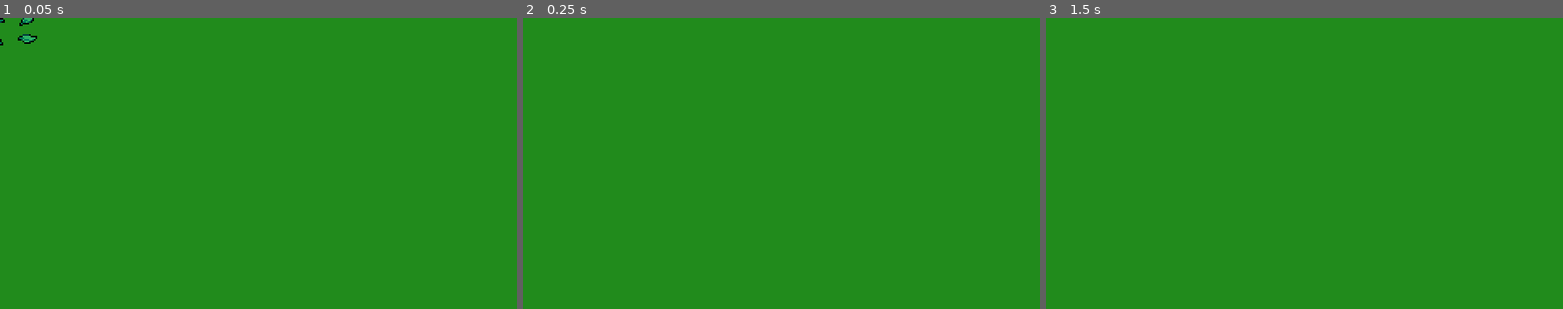
Above: before the commit, frames 1-3 (left to right).
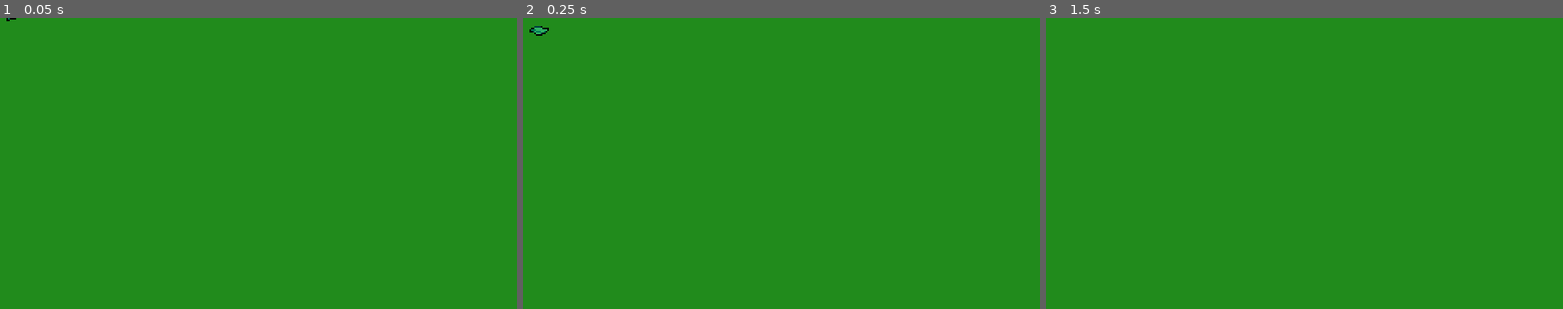
Above: after the commit, the same moments.

Repository: rafski/ARPG
Game: Godot game, scene res://Effects/GrassEffect.tscn
Two runs of this game, one before a commit and one after it. Both use one fixed random seed, a clock stepped at 60 frames per second and the inputs below. This scene is started directly instead of the project's main scene.
Inputs:
- Up to frame 1 (0.05 s): no input
- Up to frame 2 (0.25 s): no input
- Up to frame 3 (1.5 s): tap Enter (roll) at 0.5, 1.35 s; hold D (move_right) 0.53-1.28 s; tap Space (attack) at 0.6, 1.25 s; hold S (move_down) from 1.28 s (still down)

The runs differ from the first frame. In frame 1, 0.2% of the frame differs, in the area x 0-8%, y 0-10%; in frame 2, less than 0.1%; in frame 3, nothing differs.

Commit message:
hitboxes hurboxes
hitboxes and hurtboxes working, death animations, basic ui with HP label

Diff:
--- /dev/null
+++ b/Effects/Effect.gd
@@ -0,0 +1,9 @@
+extends AnimatedSprite
+
+func _ready():
+	connect("animation_finished", self, "_on_animation_finished")
+	frame = 0
+	play("die")
+
+func _on_animation_finished():
+	queue_free()
--- /dev/null
+++ b/Effects/EnemyDeathEffect.tscn
@@ -0,0 +1,58 @@
+[gd_scene load_steps=14 format=2]
+
+[ext_resource path="res://Effects/Effect.gd" type="Script" id=1]
+[ext_resource path="res://Effects/EnemyDeathEffect.png" type="Texture" id=2]
+
+[sub_resource type="AtlasTexture" id=1]
+atlas = ExtResource( 2 )
+region = Rect2( 0, 0, 32, 32 )
+
+[sub_resource type="AtlasTexture" id=2]
+atlas = ExtResource( 2 )
+region = Rect2( 32, 0, 32, 32 )
+
+[sub_resource type="AtlasTexture" id=3]
+atlas = ExtResource( 2 )
+region = Rect2( 64, 0, 32, 32 )
+
+[sub_resource type="AtlasTexture" id=4]
+atlas = ExtResource( 2 )
+region = Rect2( 96, 0, 32, 32 )
+
+[sub_resource type="AtlasTexture" id=5]
+atlas = ExtResource( 2 )
+region = Rect2( 128, 0, 32, 32 )
+
+[sub_resource type="AtlasTexture" id=6]
+atlas = ExtResource( 2 )
+region = Rect2( 160, 0, 32, 32 )
+
+[sub_resource type="AtlasTexture" id=7]
+atlas = ExtResource( 2 )
+region = Rect2( 192, 0, 32, 32 )
+
+[sub_resource type="AtlasTexture" id=8]
+atlas = ExtResource( 2 )
+region = Rect2( 224, 0, 32, 32 )
+
+[sub_resource type="AtlasTexture" id=9]
+atlas = ExtResource( 2 )
+region = Rect2( 256, 0, 32, 32 )
+
+[sub_resource type="AtlasTexture" id=10]
+atlas = ExtResource( 2 )
+region = Rect2( 288, 0, 32, 32 )
+
+[sub_resource type="SpriteFrames" id=11]
+animations = [ {
+"frames": [ SubResource( 1 ), SubResource( 2 ), SubResource( 3 ), SubResource( 4 ), SubResource( 5 ), SubResource( 6 ), SubResource( 7 ), SubResource( 8 ), SubResource( 9 ), SubResource( 10 ) ],
+"loop": true,
+"name": "die",
+"speed": 15.0
+} ]
+
+[node name="EnemyDeathEffect" type="AnimatedSprite"]
+frames = SubResource( 11 )
+animation = "die"
+offset = Vector2( 0, -8 )
+script = ExtResource( 1 )
--- a/Effects/GrassEffect.gd
+++ /dev/null
@@ -1,9 +0,0 @@
-extends Node2D
-
-onready var animatedSprite = $AnimatedSprite
-
-func _ready():
-	animatedSprite.play("die")
-
-func _on_AnimatedSprite_animation_finished():
-	queue_free()
--- a/Effects/GrassEffect.tscn
+++ b/Effects/GrassEffect.tscn
@@ -1,26 +1,26 @@
 [gd_scene load_steps=9 format=2]
 
-[ext_resource path="res://Effects/GrassEffect.png" type="Texture" id=1]
-[ext_resource path="res://Effects/GrassEffect.gd" type="Script" id=2]
+[ext_resource path="res://Effects/Effect.gd" type="Script" id=1]
+[ext_resource path="res://Effects/GrassEffect.png" type="Texture" id=2]
 
 [sub_resource type="AtlasTexture" id=1]
-atlas = ExtResource( 1 )
+atlas = ExtResource( 2 )
 region = Rect2( 0, 0, 32, 32 )
 
 [sub_resource type="AtlasTexture" id=2]
-atlas = ExtResource( 1 )
+atlas = ExtResource( 2 )
 region = Rect2( 32, 0, 32, 32 )
 
 [sub_resource type="AtlasTexture" id=3]
-atlas = ExtResource( 1 )
+atlas = ExtResource( 2 )
 region = Rect2( 64, 0, 32, 32 )
 
 [sub_resource type="AtlasTexture" id=4]
-atlas = ExtResource( 1 )
+atlas = ExtResource( 2 )
 region = Rect2( 96, 0, 32, 32 )
 
 [sub_resource type="AtlasTexture" id=5]
-atlas = ExtResource( 1 )
+atlas = ExtResource( 2 )
 region = Rect2( 128, 0, 32, 32 )
 
 [sub_resource type="SpriteFrames" id=6]
@@ -31,14 +31,7 @@
 "speed": 15.0
 } ]
 
-[node name="GrassEffect" type="Node2D"]
-script = ExtResource( 2 )
-
-[node name="AnimatedSprite" type="AnimatedSprite" parent="."]
+[node name="GrassEffect" type="AnimatedSprite"]
 frames = SubResource( 6 )
 animation = "die"
-frame = 2
-centered = false
-offset = Vector2( -8, -8 )
-
-[connection signal="animation_finished" from="AnimatedSprite" to="." method="_on_AnimatedSprite_animation_finished"]
+script = ExtResource( 1 )
--- /dev/null
+++ b/Effects/HitEffect.tscn
@@ -0,0 +1,24 @@
+[gd_scene load_steps=6 format=2]
+
+[ext_resource path="res://Effects/Effect.gd" type="Script" id=1]
+[ext_resource path="res://Effects/HitEffect.png" type="Texture" id=2]
+
+[sub_resource type="AtlasTexture" id=1]
+atlas = ExtResource( 2 )
+region = Rect2( 0, 0, 24, 24 )
+
+[sub_resource type="AtlasTexture" id=2]
+atlas = ExtResource( 2 )
+region = Rect2( 24, 0, 24, 24 )
+
+[sub_resource type="SpriteFrames" id=3]
+animations = [ {
+"frames": [ SubResource( 1 ), SubResource( 2 ) ],
+"loop": true,
+"name": "default",
+"speed": 12.0
+} ]
+
+[node name="HitEffect" type="AnimatedSprite"]
+frames = SubResource( 3 )
+script = ExtResource( 1 )
--- a/Enemies/Bat.gd
+++ b/Enemies/Bat.gd
@@ -1,11 +1,62 @@
 extends KinematicBody2D
 
+const EnemyDeathEffect = preload("res://Effects/EnemyDeathEffect.tscn")
 var knockback = Vector2.ZERO
+var velocity = Vector2.ZERO
+export var FRICTION = 120
+export var acceleration = 300
+export var MAX_SPEED = 50
 
+enum {
+	IDLE,
+	WANDER,
+	CHASE
+}
+
+var state = IDLE
+
+onready var stats = $Stats
+onready var playerDetectionZone = $PlayerDetectionZone
+onready var sprite = $Sprite
+onready var hurtbox = $Hurtbox
 
 func _physics_process(delta):
-	knockback = knockback.move_toward(Vector2.ZERO, 149 * delta)
+	knockback = knockback.move_toward(Vector2.ZERO, FRICTION * delta)
 	knockback = move_and_slide(knockback)
 
+	match state:
+		IDLE:
+			velocity = velocity.move_toward(Vector2.ZERO, FRICTION * delta)
+			seek_player()
+
+		WANDER:
+			pass
+
+		CHASE:
+			var player = playerDetectionZone.player
+			if player != null:
+				var heading = (player.global_position - global_position).normalized()
+				velocity = heading.move_toward(heading * MAX_SPEED, acceleration * delta)
+			else:
+				state = IDLE
+			sprite.flip_h = velocity.x < 0
+
+	velocity = move_and_slide(velocity)
+
+func seek_player():
+	if playerDetectionZone.can_see_player():
+		state = CHASE
+
 func _on_Hurtbox_area_entered(area):
-	knockback = area.knockback_vector * 120
+	stats.health -= area.damage
+	knockback = area.knockback_vector * FRICTION
+	hurtbox.create_hit_effect()
+
+func create_death_effect():
+	var enemyDeathEffect = EnemyDeathEffect.instance()
+	get_parent().add_child(enemyDeathEffect)
+	enemyDeathEffect.global_position = global_position
+
+func _on_Stats_no_health():
+	create_death_effect()
+	queue_free()
--- a/Enemies/Bat.tscn
+++ b/Enemies/Bat.tscn
@@ -1,9 +1,12 @@
-[gd_scene load_steps=13 format=2]
+[gd_scene load_steps=18 format=2]
 
 [ext_resource path="res://Enemies/Bat.png" type="Texture" id=1]
 [ext_resource path="res://Shadows/SmallShadow.png" type="Texture" id=2]
 [ext_resource path="res://Enemies/Bat.gd" type="Script" id=3]
 [ext_resource path="res://Overlap/Hurtbox.tscn" type="PackedScene" id=4]
+[ext_resource path="res://Stats.tscn" type="PackedScene" id=5]
+[ext_resource path="res://Enemies/PlayerDetectionZone.tscn" type="PackedScene" id=6]
+[ext_resource path="res://Overlap/Hitbox.tscn" type="PackedScene" id=7]
 
 [sub_resource type="AtlasTexture" id=1]
 atlas = ExtResource( 1 )
@@ -41,6 +44,12 @@
 radius = 8.0
 height = 4.0
 
+[sub_resource type="CircleShape2D" id=9]
+radius = 28.0179
+
+[sub_resource type="CircleShape2D" id=10]
+radius = 4.0
+
 [node name="Bat" type="KinematicBody2D"]
 collision_layer = 16
 script = ExtResource( 3 )
@@ -48,7 +57,7 @@
 [node name="Sprite" type="AnimatedSprite" parent="."]
 frames = SubResource( 6 )
 animation = "fly"
-frame = 3
+frame = 2
 playing = true
 offset = Vector2( 0, -12 )
 
@@ -65,6 +74,27 @@
 position = Vector2( 0, -13 )
 shape = SubResource( 8 )
 
+[node name="Stats" parent="." instance=ExtResource( 5 )]
+max_health = 2
+
+[node name="PlayerDetectionZone" parent="." instance=ExtResource( 6 )]
+
+[node name="CollisionShape2D" parent="PlayerDetectionZone" index="0"]
+position = Vector2( 0, -7 )
+shape = SubResource( 9 )
+
+[node name="Hitbox" parent="." instance=ExtResource( 7 )]
+position = Vector2( 0, -7 )
+collision_mask = 4
+
+[node name="CollisionShape2D" parent="Hitbox" index="0"]
+position = Vector2( 1, -8 )
+shape = SubResource( 10 )
+disabled = false
+
 [connection signal="area_entered" from="Hurtbox" to="." method="_on_Hurtbox_area_entered"]
+[connection signal="no_health" from="Stats" to="." method="_on_Stats_no_health"]
 
 [editable path="Hurtbox"]
+[editable path="PlayerDetectionZone"]
+[editable path="Hitbox"]
--- /dev/null
+++ b/Enemies/PlayerDetectionZone.gd
@@ -0,0 +1,13 @@
+extends Area2D
+
+var player = null
+
+
+func can_see_player():
+	return player != null
+
+func _on_PlayerDetectionZone_body_entered(body):
+	player = body
+
+func _on_PlayerDetectionZone_body_exited(body):
+	player = null
--- /dev/null
+++ b/Enemies/PlayerDetectionZone.tscn
@@ -0,0 +1,14 @@
+[gd_scene load_steps=2 format=2]
+
+[ext_resource path="res://Enemies/PlayerDetectionZone.gd" type="Script" id=1]
+
+[node name="PlayerDetectionZone" type="Area2D"]
+collision_layer = 0
+collision_mask = 2
+script = ExtResource( 1 )
+
+[node name="CollisionShape2D" type="CollisionShape2D" parent="."]
+
+[connection signal="area_entered" from="." to="." method="_on_PlayerDetectionZone_area_entered"]
+[connection signal="body_entered" from="." to="." method="_on_PlayerDetectionZone_body_entered"]
+[connection signal="body_exited" from="." to="." method="_on_PlayerDetectionZone_body_exited"]
--- /dev/null
+++ b/Overlap/Hitbox.gd
@@ -0,0 +1,3 @@
+extends Area2D
+
+export var damage = 1
--- a/Overlap/Hitbox.tscn
+++ b/Overlap/Hitbox.tscn
@@ -1,8 +1,11 @@
-[gd_scene format=2]
+[gd_scene load_steps=2 format=2]
+
+[ext_resource path="res://Overlap/Hitbox.gd" type="Script" id=1]
 
 [node name="Hitbox" type="Area2D"]
 collision_layer = 0
 collision_mask = 0
+script = ExtResource( 1 )
 
 [node name="CollisionShape2D" type="CollisionShape2D" parent="."]
 disabled = true
--- /dev/null
+++ b/Overlap/Hurtbox.gd
@@ -0,0 +1,37 @@
+extends Area2D
+
+const HitEffect = preload("res://Effects/HitEffect.tscn")
+
+var invincible = false setget set_invincible
+onready var timer = $Timer
+
+signal invincibility_started
+signal invincibillity_ended
+
+func set_invincible(value):
+	invincible = value
+	if invincible == true:
+		emit_signal("invincibility_started")
+	else:
+		emit_signal("invincibillity_ended")
+
+func start_inincibility(duration):
+	self.invincible = true
+	timer.start(duration)
+
+func create_hit_effect():
+	var effect = HitEffect.instance()
+	var main = get_tree().current_scene
+	main.add_child(effect)
+	effect.global_position = global_position - Vector2(0,8)
+
+func _on_Timer_timeout():
+	self.invincible = false
+
+
+func _on_Hurtbox_invincibility_started():
+	set_deferred("monitorable", false)
+
+
+func _on_Hurtbox_invincibillity_ended():
+	monitorable = true
--- a/Overlap/Hurtbox.tscn
+++ b/Overlap/Hurtbox.tscn
@@ -1,7 +1,16 @@
-[gd_scene format=2]
+[gd_scene load_steps=2 format=2]
+
+[ext_resource path="res://Overlap/Hurtbox.gd" type="Script" id=1]
 
 [node name="Hurtbox" type="Area2D"]
 collision_layer = 0
 collision_mask = 0
+script = ExtResource( 1 )
 
 [node name="CollisionShape2D" type="CollisionShape2D" parent="."]
+
+[node name="Timer" type="Timer" parent="."]
+
+[connection signal="invincibility_started" from="." to="." method="_on_Hurtbox_invincibility_started"]
+[connection signal="invincibillity_ended" from="." to="." method="_on_Hurtbox_invincibillity_ended"]
+[connection signal="timeout" from="Timer" to="." method="_on_Timer_timeout"]
--- a/Overlap/SwordHitbox.gd
+++ b/Overlap/SwordHitbox.gd
@@ -1,4 +1,3 @@
-extends Area2D
-
+extends "res://Overlap/Hitbox.gd"
 
 var knockback_vector = Vector2.ZERO
--- a/Player/Player.gd
+++ b/Player/Player.gd
@@ -1,9 +1,9 @@
 extends KinematicBody2D
 
-const ACCELERATION = 700
-const MAX_SPEED = 80
-const ROLL_SPEED = 130
-const FRICTION = 700
+export var ACCELERATION = 700
+export var MAX_SPEED = 80
+export var ROLL_SPEED = 130
+export var FRICTION = 700
 
 enum {
 	MOVE,
@@ -15,17 +15,21 @@
 
 var velocity = Vector2.ZERO
 var roll_vector = Vector2.LEFT
+var stats = PlayerStats
 
 onready var animationPlayer = $AnimationPlayer
 onready var animationTree = $AnimationTree
 onready	var animationState = animationTree.get("parameters/playback")
 onready var swordCollisionShape = $HitboxPivot/SwordHitbox/CollisionShape2D
 onready var swordHitbox = $HitboxPivot/SwordHitbox
+onready var hurtbox = $Hurtbox
+
 
 func _ready():
 	animationTree.active = true
 	swordCollisionShape.disabled = true
 	swordHitbox.knockback_vector = roll_vector
+	stats.connect("no_health", self, "queue_free")
 
 func _physics_process(delta):
 	match state:
@@ -84,3 +88,9 @@
 func roll_animation_finished():
 	state = MOVE
 	velocity = velocity /2
+
+
+func _on_Hurtbox_area_entered(area):
+	stats.health -= 1
+	hurtbox.start_inincibility(0.5)
+	hurtbox.create_hit_effect()
--- a/Player/Player.tscn
+++ b/Player/Player.tscn
@@ -1,9 +1,10 @@
-[gd_scene load_steps=52 format=2]
+[gd_scene load_steps=54 format=2]
 
 [ext_resource path="res://Player/Player.gd" type="Script" id=1]
 [ext_resource path="res://Player/Player.png" type="Texture" id=2]
 [ext_resource path="res://Overlap/Hitbox.tscn" type="PackedScene" id=3]
 [ext_resource path="res://Overlap/SwordHitbox.gd" type="Script" id=4]
+[ext_resource path="res://Overlap/Hurtbox.tscn" type="PackedScene" id=5]
 
 [sub_resource type="CapsuleShape2D" id=3]
 radius = 4.0
@@ -647,6 +648,10 @@
 
 [sub_resource type="CapsuleShape2D" id=38]
 height = 12.0
+
+[sub_resource type="CapsuleShape2D" id=50]
+radius = 6.0
+height = 6.0
 
 [node name="Player" type="KinematicBody2D"]
 collision_layer = 2
@@ -703,4 +708,14 @@
 shape = SubResource( 38 )
 disabled = false
 
+[node name="Hurtbox" parent="." instance=ExtResource( 5 )]
+collision_layer = 4
+
+[node name="CollisionShape2D" parent="Hurtbox" index="0"]
+position = Vector2( 0, -6 )
+shape = SubResource( 50 )
+
+[connection signal="area_entered" from="Hurtbox" to="." method="_on_Hurtbox_area_entered"]
+
 [editable path="HitboxPivot/SwordHitbox"]
+[editable path="Hurtbox"]
--- /dev/null
+++ b/Player/PlayerStats.tscn
@@ -0,0 +1,6 @@
+[gd_scene load_steps=2 format=2]
+
+[ext_resource path="res://Stats.tscn" type="PackedScene" id=1]
+
+[node name="PlayerStats" instance=ExtResource( 1 )]
+max_health = 4
--- /dev/null
+++ b/Stats.gd
@@ -0,0 +1,13 @@
+extends Node
+
+signal no_health
+signal health_changed(value)
+
+export(int) var max_health = 1
+onready var health = max_health setget set_health
+
+func set_health(value):
+	health = value
+	emit_signal("health_changed", health)
+	if health <= 0:
+		emit_signal("no_health")
--- /dev/null
+++ b/Stats.tscn
@@ -0,0 +1,6 @@
+[gd_scene load_steps=2 format=2]
+
+[ext_resource path="res://Stats.gd" type="Script" id=1]
+
+[node name="Stats" type="Node"]
+script = ExtResource( 1 )
--- /dev/null
+++ b/UI/HealthUI.gd
@@ -0,0 +1,19 @@
+extends Control
+
+var hearts = 4 setget set_hearts
+var max_hearts = 4 setget set_max_hearts
+
+onready var label = $Label
+
+func set_hearts(value):
+	hearts = clamp(value, 0, max_hearts)
+	if label != null:
+		label.text = "HP = " + str(hearts)
+
+func set_max_hearts(value):
+	max_hearts = max(value, 1)
+
+func _ready():
+	self.max_hearts = PlayerStats.max_health
+	self.hearts = PlayerStats.health
+	PlayerStats.connect("health_changed", self, "set_hearts")
--- /dev/null
+++ b/UI/HealthUI.tscn
@@ -0,0 +1,20 @@
+[gd_scene load_steps=2 format=2]
+
+[ext_resource path="res://UI/HealthUI.gd" type="Script" id=1]
+
+[node name="HealthUI" type="Control"]
+margin_right = 40.0
+margin_bottom = 40.0
+script = ExtResource( 1 )
+__meta__ = {
+"_edit_use_anchors_": false
+}
+
+[node name="Label" type="Label" parent="."]
+margin_right = 40.0
+margin_bottom = 31.0
+text = "HP: 4
+"
+__meta__ = {
+"_edit_use_anchors_": false
+}
--- a/World.tscn
+++ b/World.tscn
@@ -7,6 +7,7 @@
 [ext_resource path="res://World/CliffTileset.png" type="Texture" id=5]
 [ext_resource path="res://World/Grass.tscn" type="PackedScene" id=6]
 [ext_resource path="res://Enemies/Bat.tscn" type="PackedScene" id=7]
+[ext_resource path="res://UI/HealthUI.tscn" type="PackedScene" id=8]
 
 [sub_resource type="TileSet" id=1]
 resource_local_to_scene = true
@@ -526,6 +527,12 @@
 [node name="Bat" parent="YSort" instance=ExtResource( 7 )]
 position = Vector2( 128, 104 )
 
+[node name="Bat2" parent="YSort" instance=ExtResource( 7 )]
+position = Vector2( 56, 165 )
+
+[node name="Bat3" parent="YSort" instance=ExtResource( 7 )]
+position = Vector2( 152, 141 )
+
 [node name="Bushes" type="YSort" parent="YSort"]
 
 [node name="Bush" parent="YSort/Bushes" instance=ExtResource( 1 )]
@@ -571,3 +578,5 @@
 
 [node name="Grass9" parent="YSort/Grass" instance=ExtResource( 6 )]
 position = Vector2( 104, 120 )
+
+[node name="HealthUI" parent="." instance=ExtResource( 8 )]
--- a/World/Grass.gd
+++ b/World/Grass.gd
@@ -1,11 +1,11 @@
 extends Node2D
+
+const GrassEffect = preload("res://Effects/GrassEffect.tscn")
 
 
 func create_grass_effect():
-	var GrassEffect = load("res://Effects/GrassEffect.tscn")
 	var grassEffect = GrassEffect.instance()
-	var world = get_tree().current_scene
-	world.add_child(grassEffect)
+	get_parent().add_child(grassEffect)
 	grassEffect.global_position = global_position
 
 func _on_Hurtbox_area_entered(area):
--- a/World/Grass.tscn
+++ b/World/Grass.tscn
@@ -16,6 +16,7 @@
 
 [node name="Hurtbox" parent="Sprite" instance=ExtResource( 3 )]
 collision_layer = 8
+show_hit = false
 
 [node name="CollisionShape2D" parent="Sprite/Hurtbox" index="0"]
 position = Vector2( -8, -8.5 )
--- a/project.godot
+++ b/project.godot
@@ -13,6 +13,10 @@
 config/name="Arpg"
 run/main_scene="res://World.tscn"
 config/icon="res://icon.png"
+
+[autoload]
+
+PlayerStats="*res://Player/PlayerStats.tscn"
 
 [display]
 
Not shown: 1 places in World.tscn that only renumber resources
